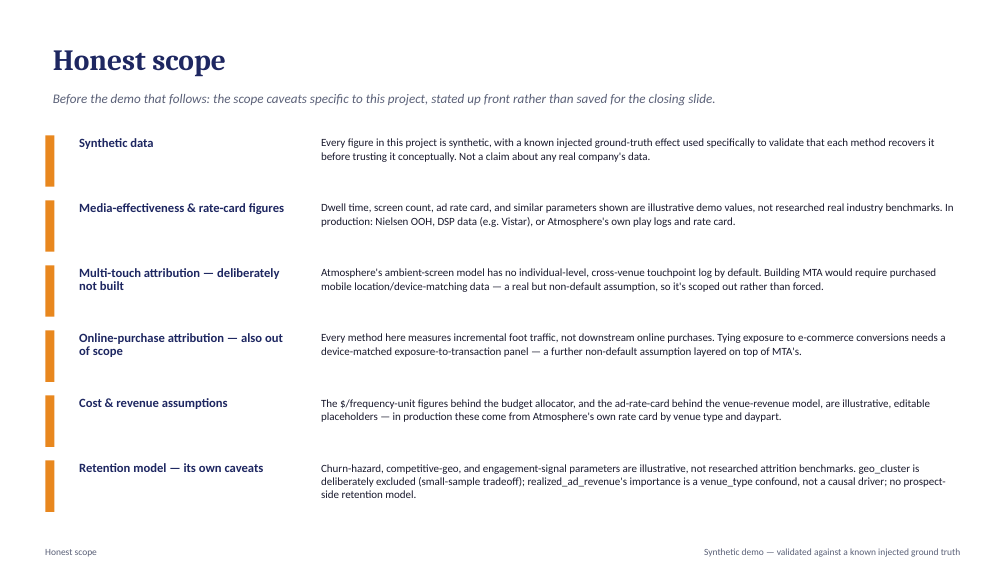
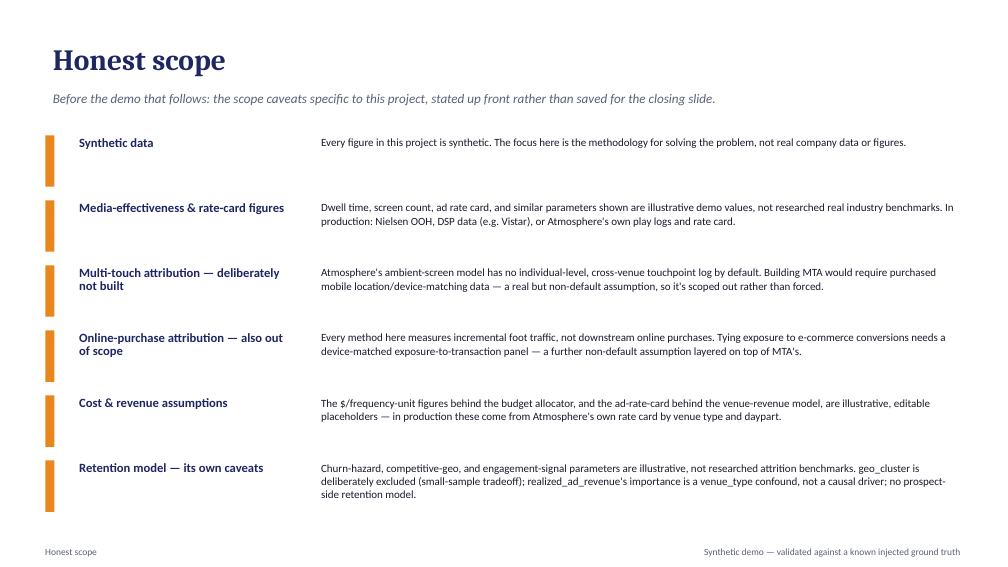
Before and after one commit to crystal1361/atmosphere-dooh-measurement, a slide deck: slide 3 of deck/AtmosphereTV_DOOH_Measurement.pptx. Drawn at 1008x567 pixels with LibreOffice and Linux fonts; fonts in the diff are those of the drawing. Boxes give left, top, right and bottom in pixels: in the first picture for what was removed or moved away, otherwise in the second. Text is boxed around its words. In the diff, an @@ line names an element or a change of style, - is before the commit and + after.

```diff
--- a/deck/AtmosphereTV_DOOH_Measurement.pptx
+++ b/deck/AtmosphereTV_DOOH_Measurement.pptx
@@ text at (x1=321, y1=138, x2=906, y2=148): text changed @@
-Every figure in this project is synthetic, with a known injected ground-truth effect used specifically to validate that each method recovers it before trusting it conceptually. Not a claim about any real company's data.
+Every figure in this project is synthetic. The focus here is the methodology for solving the problem, not real company data or figures.
```
Also in this commit, not shown: 2 other files.
